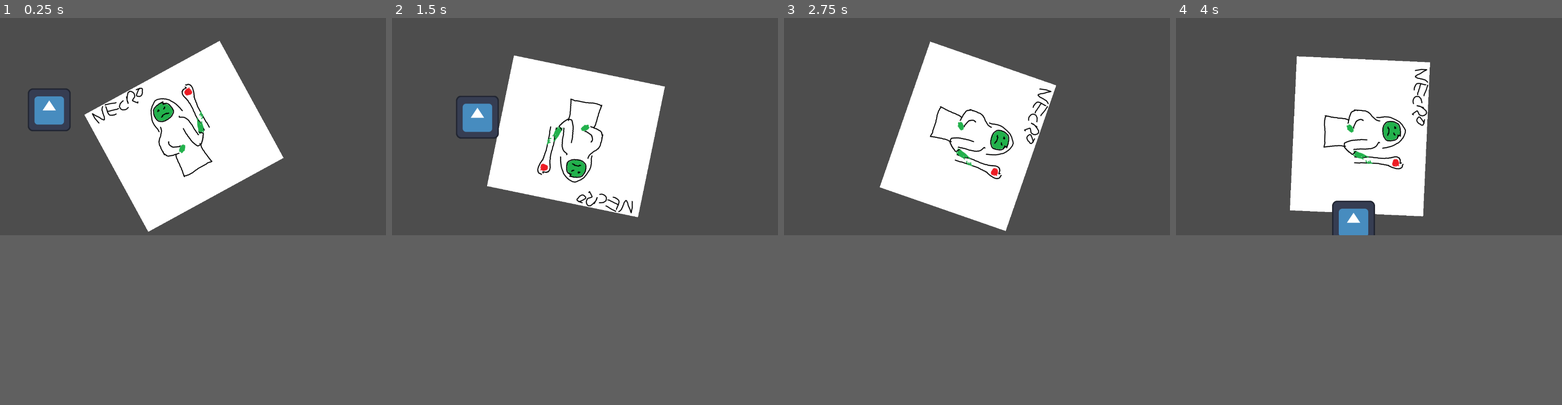
Above: before the commit, frames 1-4 (left to right).
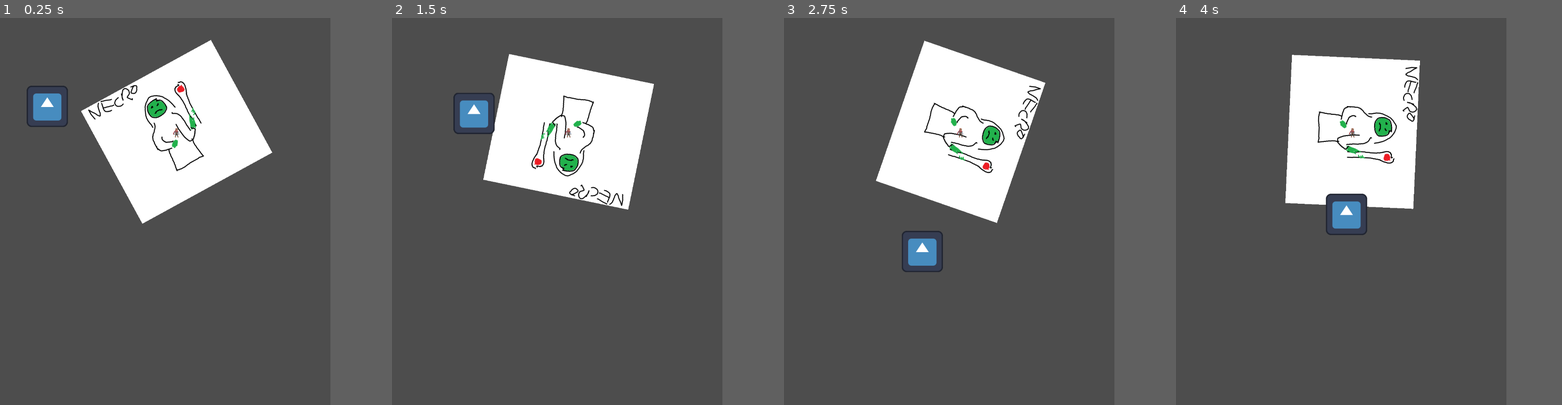
Above: after the commit, the same moments.

Repository: TyGuy54/GMTK-Jam
Game: Godot game, scene res://Scenes/main.tscn
Same seed, same stepped clock (60 frames per second), same inputs: the game is played once before the commit and once after it. The engine's default icon, where the game draws it, is replaced by a stand-in: a white triangle on a blue panel in a dark square.
Inputs:
- Up to frame 1 (0.25 s): no input
- Up to frame 2 (1.5 s): hold Right (ui_right) 0.53-1.28 s; hold Down (ui_down) from 1.28 s (still down)
- Up to frame 3 (2.75 s): release Down (ui_down) at 2.03 s; hold Right (ui_right) from 2.03 s (still down)
- Up to frame 4 (4 s): release Right (ui_right) at 2.78 s; hold Up (ui_up) 2.78-3.53 s; hold Left (ui_left) from 3.53 s (still down)
The window is 799x449 before the commit and 684x800 after it. Grey fills any space a smaller window leaves; there, only what the larger window draws over its background counts as a difference.

The runs differ from the first frame. In frame 1, 4.2% of the frame differs, in the area x 6-74%, y 5-56%; in frame 2, 4.1%; in frame 3, 4.3%; in frame 4, 4.3%, in the area x 28-66%, y 9-57%.
Error after the commit: Invalid access to property or key 'global_position' on a base object of type 'null instance'. (res://Scripts/Protags/protag.gd:10)

Commit message:
Added protag

Diff:
--- /dev/null
+++ b/Scenes/Protags/protag.tscn
@@ -0,0 +1,15 @@
+[gd_scene load_steps=4 format=3 uid="uid://cdo2nrrd33kth"]
+
+[ext_resource type="Script" path="res://Scripts/Protags/protag.gd" id="1_6uwhw"]
+[ext_resource type="Texture2D" uid="uid://duuu4lrc7ylgk" path="res://Assets/adventurer-idle-00.png" id="2_qtrkp"]
+
+[sub_resource type="RectangleShape2D" id="RectangleShape2D_fo5o2"]
+
+[node name="protag" type="CharacterBody2D"]
+script = ExtResource("1_6uwhw")
+
+[node name="Sprite2D" type="Sprite2D" parent="."]
+texture = ExtResource("2_qtrkp")
+
+[node name="CollisionShape2D" type="CollisionShape2D" parent="."]
+shape = SubResource("RectangleShape2D_fo5o2")
--- a/Scenes/bear_test.tscn
+++ b/Scenes/bear_test.tscn
@@ -1,6 +1,6 @@
 [gd_scene load_steps=3 format=3 uid="uid://b7bhgw23gjt04"]
 
-[ext_resource type="Texture2D" uid="uid://dcjs4cx8wak85" path="res://icon.svg" id="1_yj5jh"]
+[ext_resource type="Texture2D" uid="uid://dvxo71eom2rlu" path="res://Assets/bob_the_bear.jpg" id="1_gl1d7"]
 
 [sub_resource type="RectangleShape2D" id="RectangleShape2D_daq0p"]
 size = Vector2(834, 620)
@@ -8,7 +8,7 @@
 [node name="Bear_test" type="CharacterBody2D"]
 
 [node name="Sprite2D" type="Sprite2D" parent="."]
-texture = ExtResource("1_yj5jh")
+texture = ExtResource("1_gl1d7")
 
 [node name="CollisionShape2D" type="CollisionShape2D" parent="."]
 position = Vector2(-1, 6)
--- a/Scenes/main.tscn
+++ b/Scenes/main.tscn
@@ -1,8 +1,9 @@
-[gd_scene load_steps=4 format=3 uid="uid://ddoytg5uilqnq"]
+[gd_scene load_steps=5 format=3 uid="uid://ddoytg5uilqnq"]
 
 [ext_resource type="PackedScene" uid="uid://dug0txk7tb52l" path="res://Scenes/Nector/Nector.tscn" id="1_0b3ls"]
-[ext_resource type="PackedScene" uid="uid://c4jppx37xwi01" path="res://Scenes/Player/Player.tscn" id="2_w0ing"]
+[ext_resource type="PackedScene" uid="uid://c4jppx37xwi01" path="res://Scenes/Player/player.tscn" id="2_w0ing"]
 [ext_resource type="Texture2D" uid="uid://dcjs4cx8wak85" path="res://icon.svg" id="3_j435r"]
+[ext_resource type="PackedScene" uid="uid://cdo2nrrd33kth" path="res://Scenes/Protags/protag.tscn" id="4_tklmc"]
 
 [node name="main" type="Node2D"]
 position = Vector2(549, 353)
@@ -14,3 +15,5 @@
 
 [node name="Sprite2D2" type="Sprite2D" parent="Player"]
 texture = ExtResource("3_j435r")
+
+[node name="protag" parent="." instance=ExtResource("4_tklmc")]
--- /dev/null
+++ b/Scripts/Protags/protag.gd
@@ -0,0 +1,11 @@
+extends Actor
+
+@onready var target = $"res://Scenes/Nector"
+
+func _physics_process(delta):
+	advance_on_necro()
+
+func advance_on_necro():
+	# You had a typo in global_position
+	var direction = (target.global_position - global_position).normalized()
+	move_and_slide()
--- a/project.godot
+++ b/project.godot
@@ -14,6 +14,11 @@
 run/main_scene="res://Scenes/main.tscn"
 config/features=PackedStringArray("4.1", "Forward Plus")
 config/icon="res://icon.svg"
+
+[display]
+
+window/size/viewport_width=1027
+window/size/viewport_height=1200
 
 [input]
 
Binary file added: Assets/Idle.png
Not shown, added: Assets/Idle.png.import
Binary file added: Assets/adventurer-idle-00.png
Not shown, added: Assets/adventurer-idle-00.png.import
Not shown: 1 places in Scenes/actor.tscn that only renumber resources
